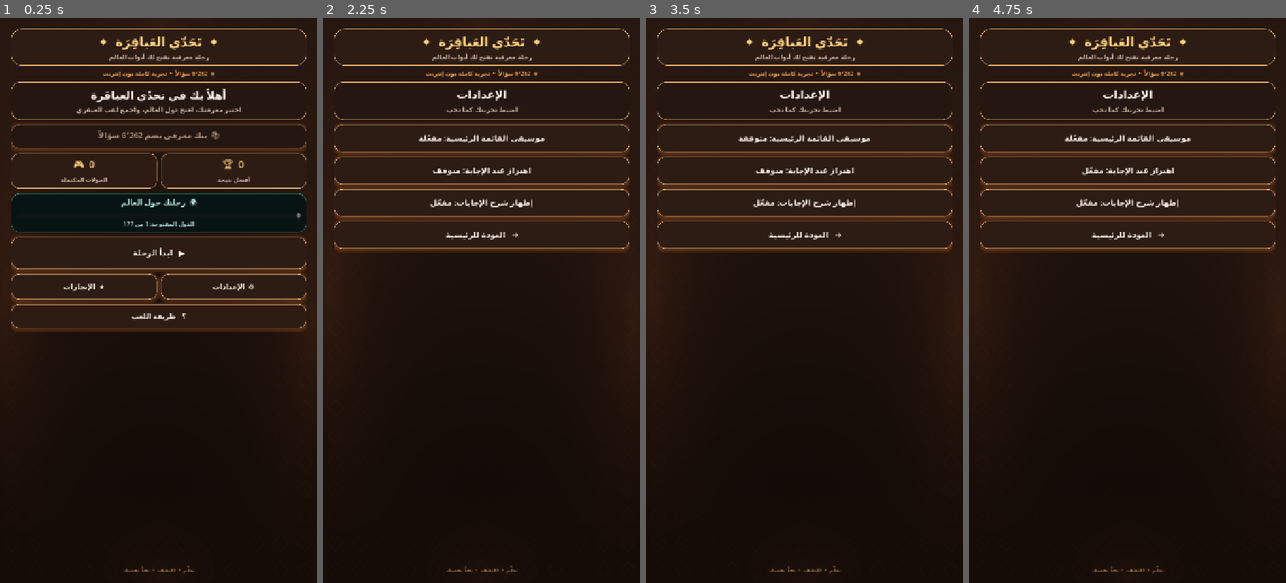
Above: before the commit, frames 1-4 (left to right).
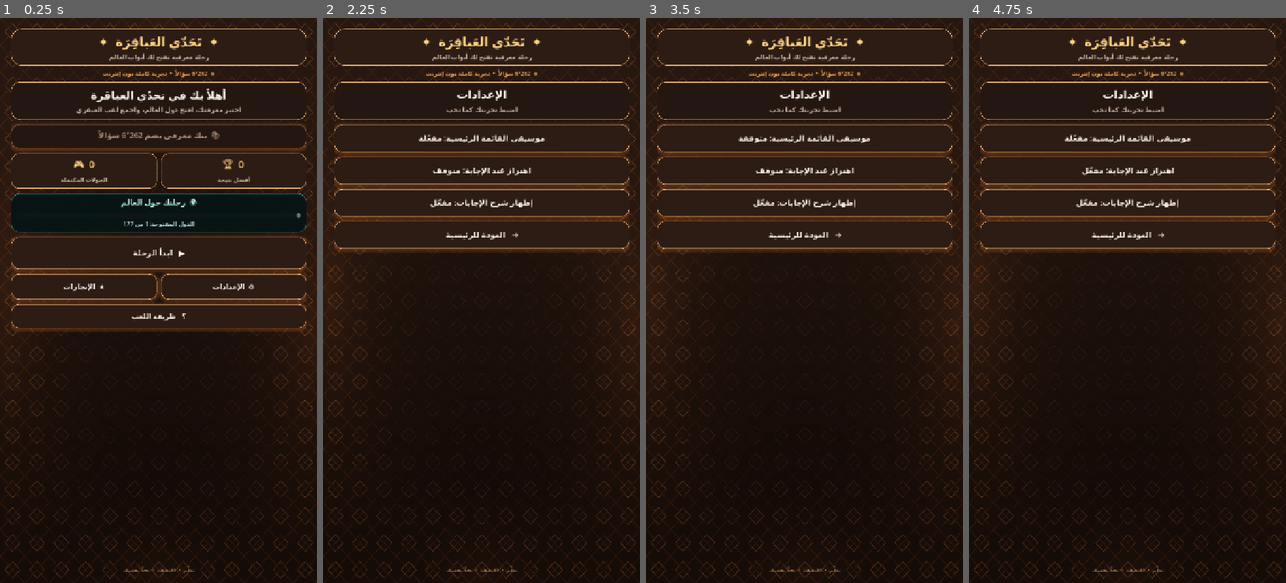
Above: after the commit, the same moments.

Repository: mahdialloui01-art/challenge-
Game: Godot game, scene res://scenes/main.tscn
Same seed, same stepped clock (60 frames per second), same inputs: the game is played once before the commit and once after it.
Inputs:
- Up to frame 1 (0.25 s): no input
- Up to frame 2 (2.25 s): click "▶ ابدأ الرحلة" at 0.5 s; click "⌂ الرئيسية" at 1.25 s; click "⚙ الإعدادات" at 2 s
- Up to frame 3 (3.5 s): click "موسيقى القائمة الرئيسية: مفعّ…" at 2.75 s
- Up to frame 4 (4.75 s): click "موسيقى القائمة الرئيسية: متوق…" at 3.5 s; click "اهتزاز عند الإجابة: متوقف" at 4.25 s

The runs differ from the first frame. In frame 1, 1.4% of the frame differs, in the area x 1-99%, y 0-100%; in frame 2, 1.6%; in frame 3, 1.6%; in frame 4, 1.6%.

Commit message:
Enhance glowing geometric lines and warm gold UI accents

Diff:
--- a/scripts/main.gd
+++ b/scripts/main.gd
@@ -467,9 +467,11 @@
     vec2 centered = uv - vec2(0.5);
     vec2 tile = fract(uv * vec2(13.0, 21.0)) - vec2(0.5);
     float diamond = abs(tile.x) + abs(tile.y);
-    float star_ring = 1.0 - smoothstep(0.012, 0.030, abs(diamond - 0.31));
-    float diagonal = 1.0 - smoothstep(0.010, 0.024, abs(abs(tile.x) - abs(tile.y)));
-    float geometry = max(star_ring, diagonal * 0.22);
+    float star_ring = 1.0 - smoothstep(0.008, 0.024, abs(diamond - 0.31));
+    float diagonal = 1.0 - smoothstep(0.007, 0.019, abs(abs(tile.x) - abs(tile.y)));
+    float geometry_core = max(star_ring, diagonal * 0.34);
+    float geometry_halo = max(1.0 - smoothstep(0.018, 0.060, abs(diamond - 0.31)), 1.0 - smoothstep(0.016, 0.050, abs(abs(tile.x) - abs(tile.y))));
+    float geometry = geometry_core;
     float edge_x = smoothstep(0.20, 0.50, abs(centered.x));
     float edge_y = smoothstep(0.24, 0.50, abs(centered.y));
     float edge = max(edge_x, edge_y);
@@ -482,7 +484,10 @@
     vec3 copper = vec3(0.95, 0.48, 0.19);
     cocoa += copper * (glow_left + glow_right) * 0.105;
     cocoa += copper * (glow_top + glow_bottom) * 0.052;
-    cocoa += vec3(0.66, 0.36, 0.16) * geometry * edge * 0.040;
+    // Brighter etched Islamic geometry: crisp copper-gold lines with a restrained soft halo.
+    cocoa += vec3(0.95, 0.58, 0.27) * geometry * (0.075 + edge * 0.095);
+    cocoa += vec3(0.92, 0.43, 0.15) * geometry_halo * edge * 0.040;
+    cocoa += vec3(1.0, 0.68, 0.34) * geometry_core * edge * 0.025;
     cocoa *= 0.90 + 0.10 * vignette;
     COLOR = vec4(cocoa, 1.0);
 }
@@ -1326,8 +1331,8 @@
     question_style.border_color = Color("#E0A96D")
     question_style.set_border_width_all(2)
     question_style.set_corner_radius_all(24)
-    question_style.shadow_color = Color(0.95, 0.55, 0.24, 0.30)
-    question_style.shadow_size = 24
+    question_style.shadow_color = Color(1.0, 0.57, 0.22, 0.42)
+    question_style.shadow_size = 30
     question_style.shadow_offset = Vector2(0, 5)
     question_style.content_margin_left = 20
     question_style.content_margin_right = 20
@@ -1401,9 +1406,12 @@
     var panel := PanelContainer.new()
     var style := StyleBoxFlat.new()
     style.bg_color = Color("#2C1C14")
-    style.border_color = accent.lightened(0.08)
-    style.set_border_width_all(1)
+    style.border_color = accent.lightened(0.24)
+    style.set_border_width_all(2)
     style.set_corner_radius_all(15)
+    style.shadow_color = Color(1.0, 0.55, 0.22, 0.30)
+    style.shadow_size = 12
+    style.shadow_offset = Vector2(0, 2)
     style.content_margin_left = 7
     style.content_margin_right = 7
     style.content_margin_top = 9
@@ -1440,11 +1448,11 @@
     button.add_theme_color_override("font_pressed_color", Color("#ffffff"))
     var normal := StyleBoxFlat.new()
     normal.bg_color = Color("#2C1C14")
-    normal.border_color = Color("#E0A96D")
-    normal.set_border_width_all(1)
+    normal.border_color = Color("#F2BD7B")
+    normal.set_border_width_all(2)
     normal.set_corner_radius_all(18)
-    normal.shadow_color = Color(1.0, 0.40, 0.06, 0.34)
-    normal.shadow_size = 10
+    normal.shadow_color = Color(1.0, 0.48, 0.12, 0.42)
+    normal.shadow_size = 14
     normal.shadow_offset = Vector2(0, 3)
     normal.content_margin_left = 18
     normal.content_margin_right = 18
